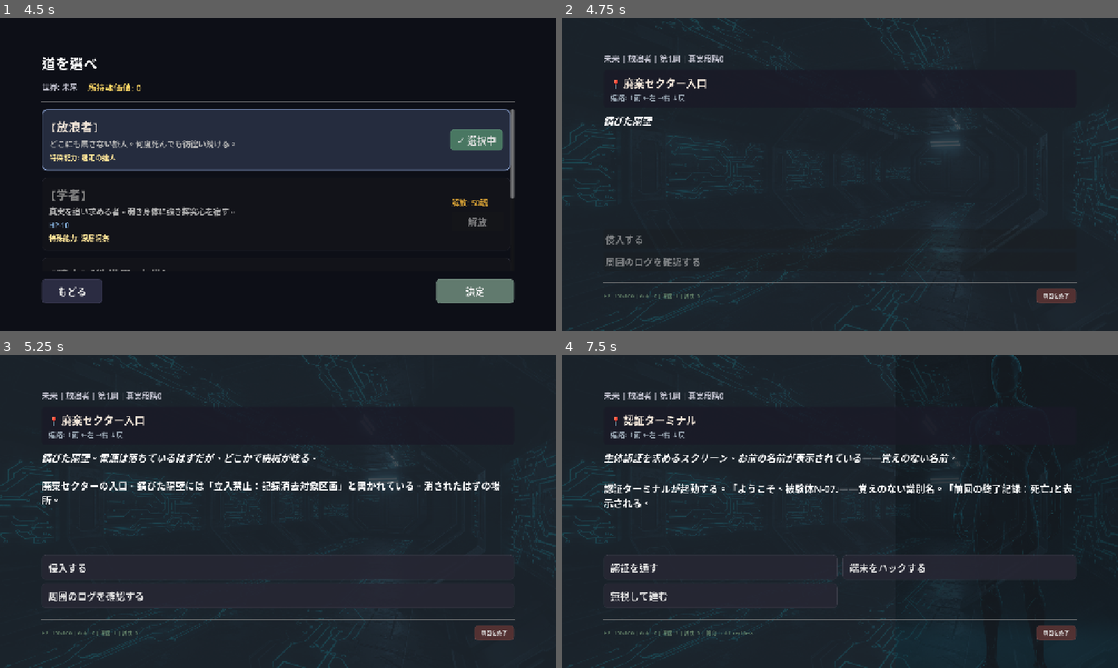
Above: before the commit, frames 1-4 (two rows, left to right).
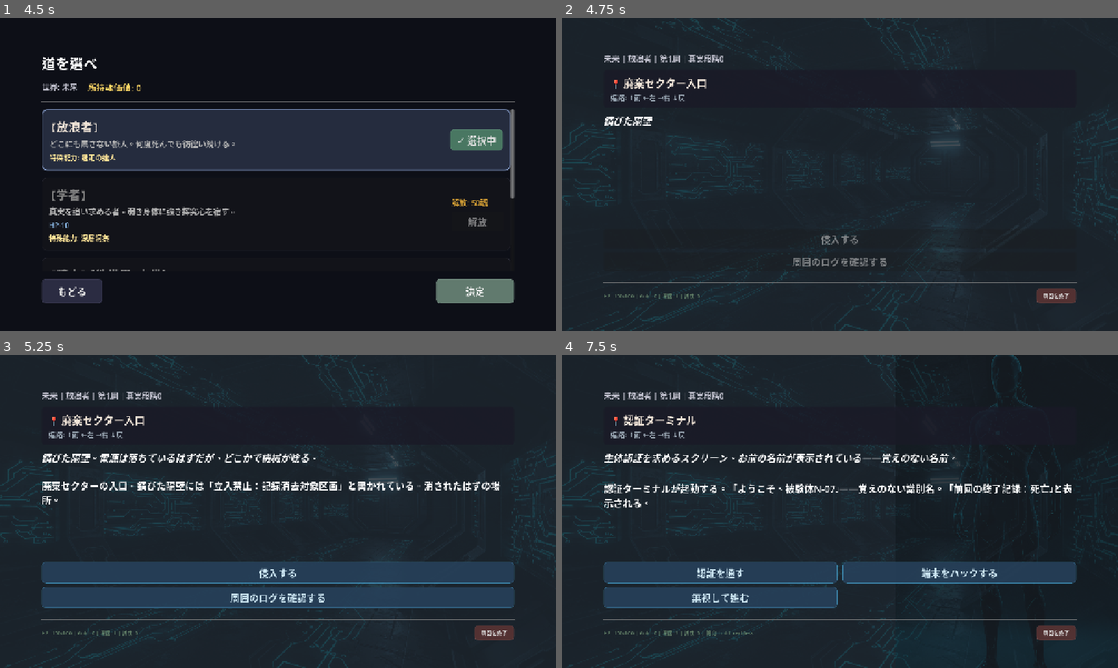
Above: after the commit, the same moments.

Repository: yozzzo/residue
Game: Godot game, scene res://scenes/Main.tscn
The game is run twice, just before and just after one commit, with the same random seed, the same clock (stepped at 60 frames per second) and the same inputs.
Inputs (mouse positions are in pixels of both pictures, inside the frame that each line leads up to):
- Up to frame 1 (4.5 s): click "はじめる" at 0.5 s; click (278, 146) at 1.27 s; click "✓ 選択中" at 2 s; click "もどる" at 2.75 s; click (278, 199) at 3.52 s; click "決定" at 4.25 s
- Up to frame 2 (4.75 s): no input
- Up to frame 3 (5.25 s): tap Enter at 5 s; move the mouse to (400, 495) at 5.02 s; click (400, 495) at 5.17 s
- Up to frame 4 (7.5 s): click "侵入する" at 5.75 s; click "前へ進む" at 6.5 s; tap Space at 7.25 s; move the mouse to (728, 527) at 7.27 s; click (728, 527) at 7.42 s

Frame 1 is identical in both runs. In frame 2, 0.7% of the frame differs, in the area x 7-59%, y 69-80%; in frame 3, 12%, in the area x 7-93%, y 63-81%; in frame 4, 8.7%.
Error in both runs: Invalid access to property or key 'run_ended' on a base object of type 'Nil'. (res://scripts/Main.gd:66)

Commit message:
Design: world-themed buttons, design guide, centered text
- Choice/nav buttons now use ThemeManager colors per world
- Medieval: purple-tinted borders, future: cyan-tinted borders
- Button text centered, accent border on hover/press
- Created docs/DESIGN_GUIDE.md for UI consistency

Diff:
--- a/scripts/UITheme.gd
+++ b/scripts/UITheme.gd
@@ -70,30 +70,44 @@
 	button.custom_minimum_size = Vector2(0, BUTTON_MIN_HEIGHT)
 	button.size_flags_horizontal = Control.SIZE_EXPAND_FILL
 	button.add_theme_font_size_override("font_size", FONT_BUTTON)
-	button.alignment = HORIZONTAL_ALIGNMENT_LEFT
-
-	# Card-style appearance
-	var normal := create_button_stylebox(Color(0.15, 0.15, 0.2, 0.9))
+	button.alignment = HORIZONTAL_ALIGNMENT_CENTER
+
+	# World-themed button colors
+	var base_color: Color = ThemeManager.get_button_color()
+	var hover_color: Color = ThemeManager.get_button_hover_color()
+	var accent: Color = ThemeManager.get_accent_color()
+	var text_color: Color = ThemeManager.get_text_color()
+
+	var normal := create_button_stylebox(base_color)
 	normal.content_margin_left = CARD_PADDING
 	normal.content_margin_right = CARD_PADDING
-	normal.content_margin_top = 12
-	normal.content_margin_bottom = 12
-
-	var hover := create_button_stylebox(Color(0.25, 0.25, 0.35, 0.95))
+	normal.content_margin_top = 8
+	normal.content_margin_bottom = 8
+	normal.border_color = Color(accent, 0.3)
+	normal.set_border_width_all(1)
+
+	var hover := create_button_stylebox(hover_color)
 	hover.content_margin_left = CARD_PADDING
 	hover.content_margin_right = CARD_PADDING
-	hover.content_margin_top = 12
-	hover.content_margin_bottom = 12
-
-	var pressed := create_button_stylebox(Color(0.12, 0.12, 0.18, 1.0))
+	hover.content_margin_top = 8
+	hover.content_margin_bottom = 8
+	hover.border_color = Color(accent, 0.6)
+	hover.set_border_width_all(1)
+
+	var pressed := create_button_stylebox(Color(base_color, 1.0).darkened(0.15))
 	pressed.content_margin_left = CARD_PADDING
 	pressed.content_margin_right = CARD_PADDING
-	pressed.content_margin_top = 12
-	pressed.content_margin_bottom = 12
-
-	button.add_theme_stylebox_override("normal", normal)
-	button.add_theme_stylebox_override("hover", hover)
-	button.add_theme_stylebox_override("pressed", pressed)
+	pressed.content_margin_top = 8
+	pressed.content_margin_bottom = 8
+	pressed.border_color = Color(accent, 0.8)
+	pressed.set_border_width_all(2)
+
+	button.add_theme_stylebox_override("normal", normal)
+	button.add_theme_stylebox_override("hover", hover)
+	button.add_theme_stylebox_override("pressed", pressed)
+	button.add_theme_color_override("font_color", text_color)
+	button.add_theme_color_override("font_hover_color", accent)
+	button.add_theme_color_override("font_pressed_color", text_color)
 
 	return button
 
@@ -106,13 +120,27 @@
 	button.size_flags_horizontal = Control.SIZE_EXPAND_FILL
 	button.add_theme_font_size_override("font_size", FONT_BUTTON)
 
-	var normal := create_button_stylebox(Color(0.2, 0.2, 0.3, 0.85))
-	var hover := create_button_stylebox(Color(0.3, 0.3, 0.4, 0.9))
-	var pressed := create_button_stylebox(Color(0.15, 0.15, 0.25, 1.0))
-
-	button.add_theme_stylebox_override("normal", normal)
-	button.add_theme_stylebox_override("hover", hover)
-	button.add_theme_stylebox_override("pressed", pressed)
+	# World-themed nav buttons (slightly different from choice buttons)
+	var base_color: Color = ThemeManager.get_button_color().lightened(0.05)
+	var hover_color: Color = ThemeManager.get_button_hover_color()
+	var accent: Color = ThemeManager.get_accent_color()
+	var text_color: Color = ThemeManager.get_text_color()
+
+	var normal := create_button_stylebox(base_color)
+	normal.border_color = Color(accent, 0.2)
+	normal.set_border_width_all(1)
+	var hover := create_button_stylebox(hover_color)
+	hover.border_color = Color(accent, 0.5)
+	hover.set_border_width_all(1)
+	var pressed := create_button_stylebox(Color(base_color, 1.0).darkened(0.15))
+	pressed.border_color = Color(accent, 0.7)
+	pressed.set_border_width_all(2)
+
+	button.add_theme_stylebox_override("normal", normal)
+	button.add_theme_stylebox_override("hover", hover)
+	button.add_theme_stylebox_override("pressed", pressed)
+	button.add_theme_color_override("font_color", text_color)
+	button.add_theme_color_override("font_hover_color", accent)
 
 	return button
 
Not shown, added: docs/DESIGN_GUIDE.md
